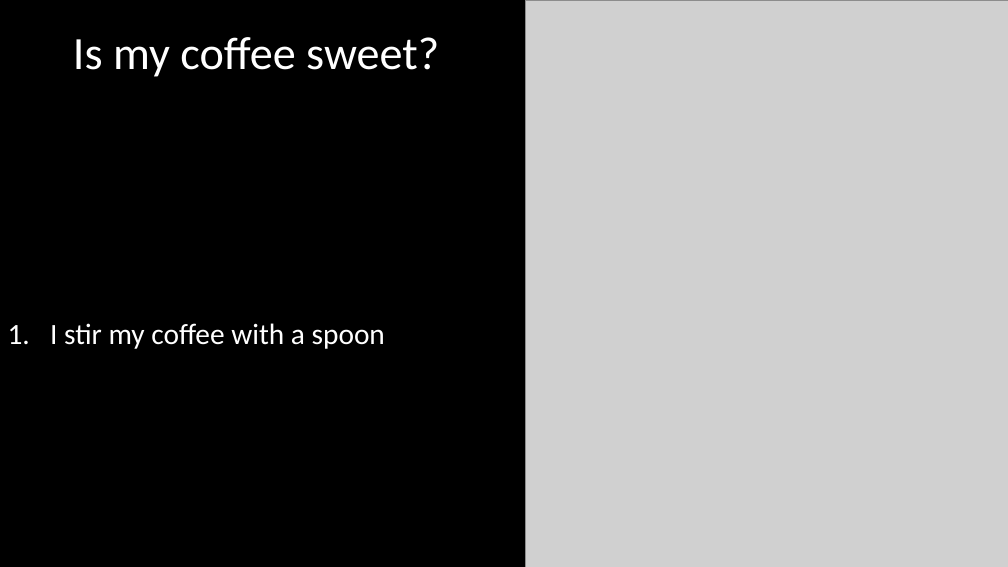
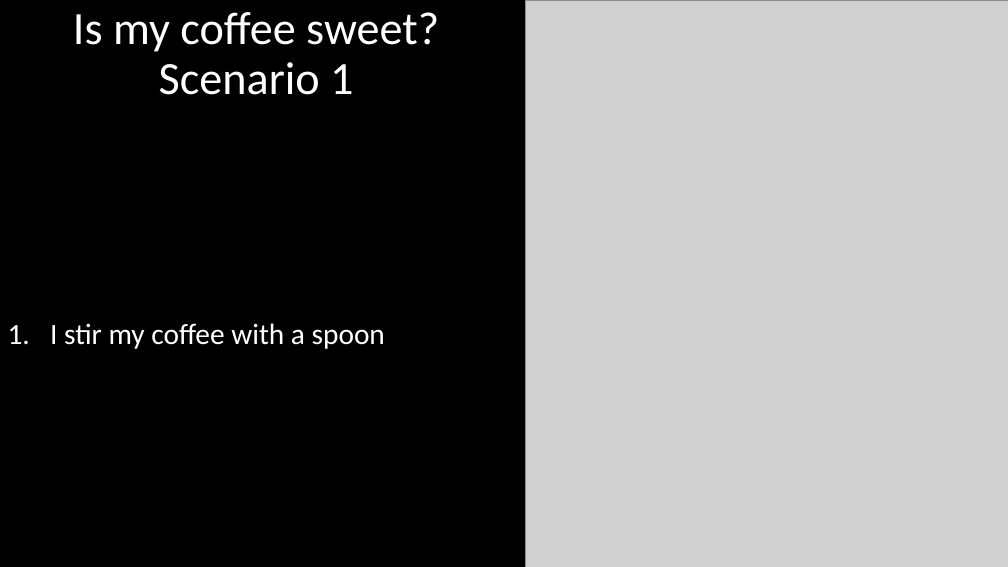
Before and after one commit to DeonRoos/stats-for-biologists, a slide deck: slide 13 of Lectures/Lecture 08.1 Interactions.pptx (slide 9 before the commit). Drawn at 1008x567 pixels with LibreOffice and Linux fonts; fonts in the diff are those of the drawing; grey boxes stand for pictures. Boxes give left, top, right and bottom in pixels: in the first picture for what was removed or moved away, otherwise in the second. Text is boxed around its words. In the diff, an @@ line names an element or a change of style, - is before the commit and + after.

```diff
--- a/Lectures/Lecture 08.1 Interactions.pptx
+++ b/Lectures/Lecture 08.1 Interactions.pptx
@@ title at (x1=73, y1=12, x2=439, y2=95): text changed @@
-Is my coffee sweet?
+Is my coffee sweet?
+Scenario 1
```
Also in this commit, not shown: 12 other slides changed, 9 slides added, 19 other files.
